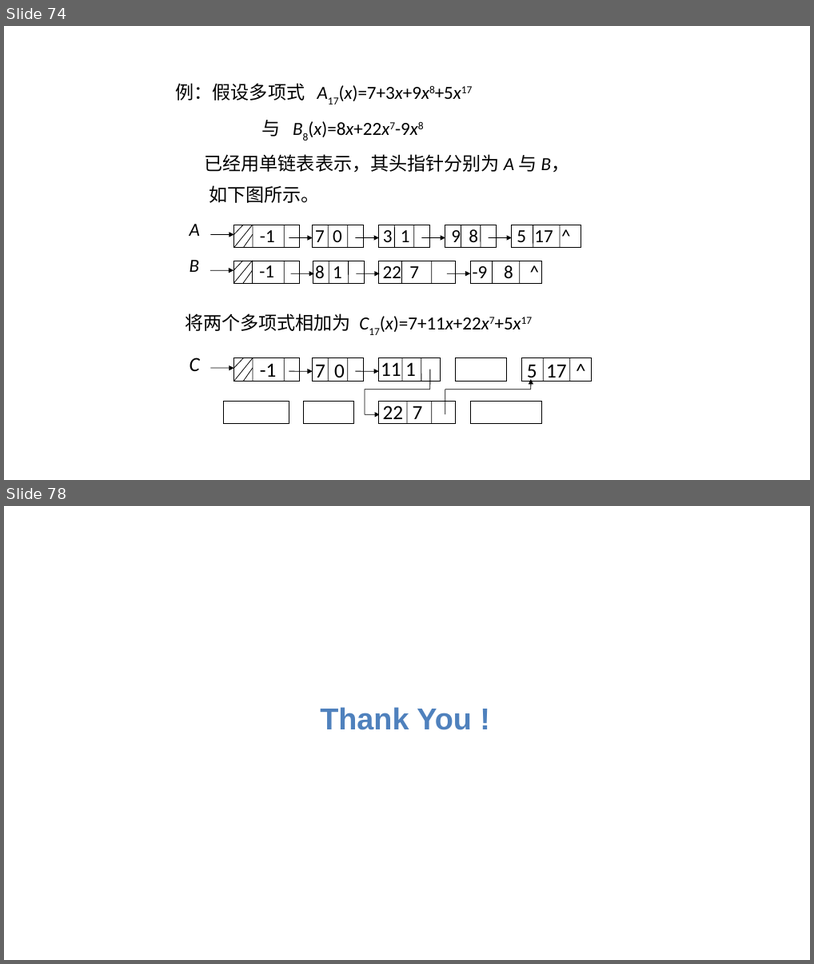
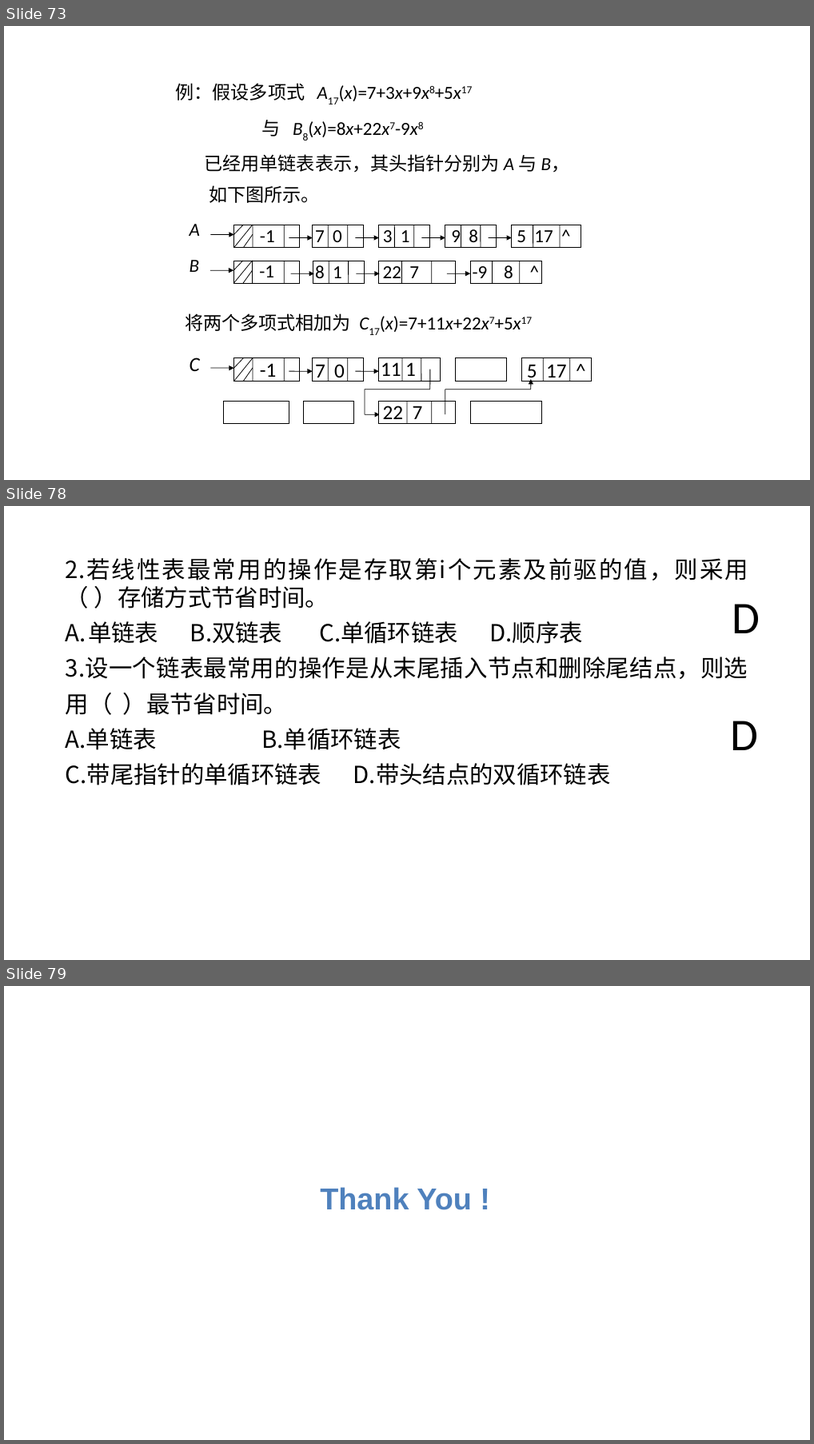
Before and after one commit to Gempittance/Data_Structur_Build, a slide deck: 数据结构PPT/ds2.pptx. Shown one above the other, each under a label of ours: slides 74 and 78 before the commit, slides 73, 78 and 79 after it; the slides between them are not shown. The pictures are 814x964 and 814x1444 pixels, drawn with LibreOffice and Linux fonts; fonts in the diff are those of the drawing; background and template pictures are left out. Boxes give left, top, right and bottom in pixels: in the first picture for what was removed or moved away, otherwise in the second. Text is boxed around its words. In the diff, an @@ line names an element or a change of style, - is before the commit and + after.

```diff
--- a/数据结构PPT/ds2.pptx
+++ b/数据结构PPT/ds2.pptx
@@ slide 78 added at (4, 506, 810, 960), background #FFFFFF @@
@@ text added at (66, 558, 749, 785), 28 pt, text #000000 @@
+2.若线性表最常用的操作是存取第i个元素及前驱的值，则采用（ ）存储方式节省时间。
+A. 单链表 B.双链表 C.单循环链表 D.顺序表
+3.设一个链表最常用的操作是从末尾插入节点和删除尾结点，则选用（ ）最节省时间。
+A.单链表 B.单循环链表
+C.带尾指针的单循环链表 D.带头结点的双循环链表
@@ text added at (732, 604, 760, 633), 54 pt, text #000000 @@
+D
@@ text added at (731, 720, 759, 750), 54 pt, text #000000 @@
+D
@@ what was slide 74 is now slide 73 @@
@@ what was slide 78 is now slide 79 @@
```
Also in this commit, not shown: 28 slides changed, 2 other files.
